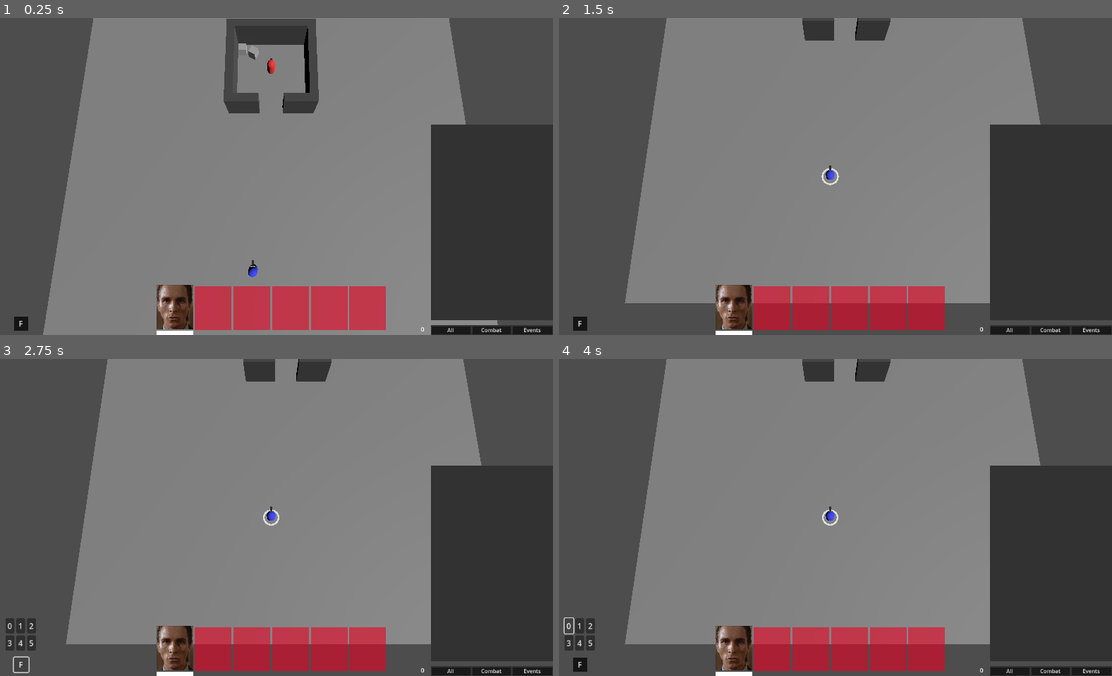
Above: before the commit, frames 1-4 (two rows, left to right).
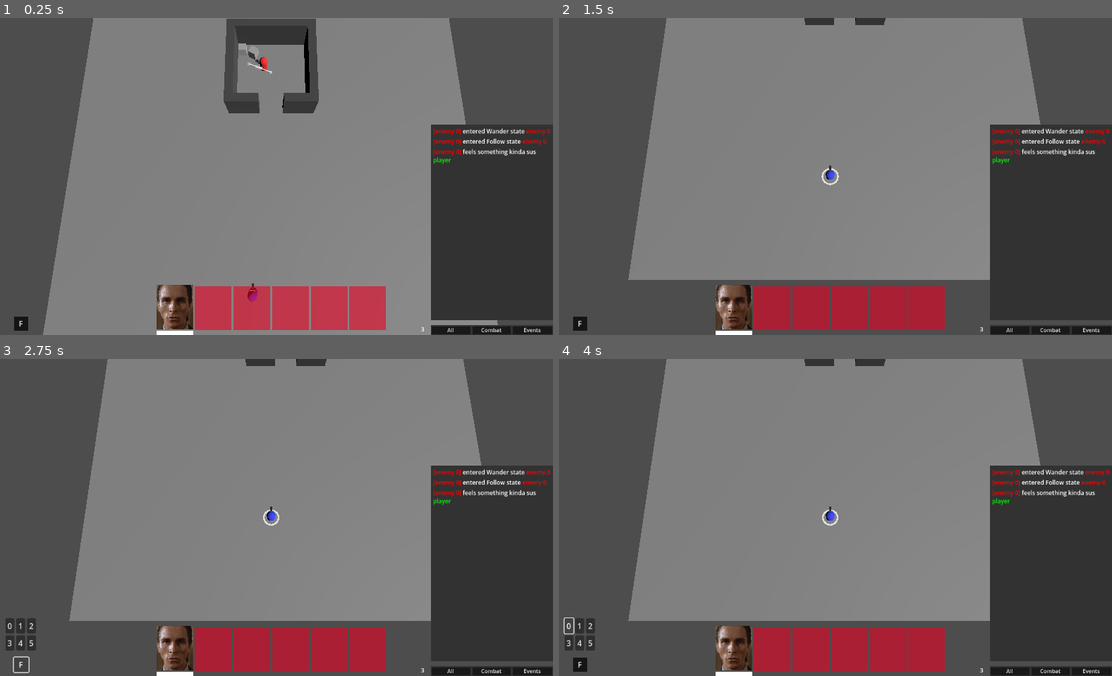
Above: after the commit, the same moments.

Repository: AAncapo/godot-rtwp
Game: Godot game, scene res://world.tscn
The game is run twice, just before and just after one commit, with the same random seed, the same clock (stepped at 60 frames per second) and the same inputs.
Inputs (mouse positions are in pixels of both pictures, inside the frame that each line leads up to):
- Up to frame 1 (0.25 s): no input
- Up to frame 2 (1.5 s): click "Combat" at 0.5 s; click (735, 306) at 1.25 s
- Up to frame 3 (2.75 s): click "F" at 2 s
- Up to frame 4 (4 s): click "1" at 2.75 s; click "0" at 3.5 s

The runs differ from the first frame. In frame 1, 0.8% of the frame differs, in the area x 44-100%, y 12-99%; in frame 2, 4.2%, in the area x 11-100%, y 0-99%; in frame 3, 4.2%; in frame 4, 4.2%.
Error before the commit: Attempt to call function 'get_children' in base 'null instance' on a null instance. (res://characters/char_ai.gd:41)

Commit message:
Refactored Alert State script

Diff:
--- a/characters/ai/state_machine/state_alert.gd
+++ b/characters/ai/state_machine/state_alert.gd
@@ -1,23 +1,28 @@
 extends State
 class_name Alert
 
-var timer
 
 func enter():
-	timer = 1.0
+	mov.move_speed = _char.alert_spd
+	_char.safe_dist = _char.base_safe_dist
 
 
 func update(delta:float):
 	if !target_char || target_char.is_dead:
 		return
-	timer -= delta
+
 	if target_pos != Vector3.ZERO:
 		target_char = null
 		return
 
-	if timer > 0:
-		if _char.at_range_from(target_char) && da.is_inside_fov(target_char):
-			changed.emit('combat')
-	else:
-		timer = 1.0
-		changed.emit('follow')
+	mov.move_to(target_char.global_position)
+
+	if _char.at_range_from(target_char) && da.is_inside_fov(target_char):
+		changed.emit('combat')
+
+	if mov.target_reached:
+		var enemies_in_area = da.get_units_in_area(_char)
+		if enemies_in_area.size() > 0:
+			_char.target = enemies_in_area[0]
+			return
+		changed.emit('wander')
--- a/characters/ai/state_machine/state_combat.gd
+++ b/characters/ai/state_machine/state_combat.gd
@@ -4,10 +4,10 @@
 var wait_time:float
 
 func enter():
+	mov.move_speed = _char.alert_spd
+	_char.safe_dist = _char.optimal_hr
+
 	wait_time = 2.0
-	mov.stopping_dist = _char.optimal_hr
-# the mov.stopping_dist only updates when the move_to func is used
-# when Combat is entered there is a posibility that the character dont call move_to() so its good to assign the value from enter()
 
 
 func update(delta:float):
--- a/characters/ai/state_machine/state_follow.gd
+++ b/characters/ai/state_machine/state_follow.gd
@@ -1,5 +1,11 @@
 extends State
 class_name Follow
+
+
+func enter():
+	mov.move_speed = _char.alert_spd
+	_char.safe_dist = _char.base_safe_dist
+
 
 func update_physics(_delta:float):
 	if !target_char || target_char.is_dead || target_pos != Vector3.ZERO:
--- a/characters/ai/state_machine/state_interact.gd
+++ b/characters/ai/state_machine/state_interact.gd
@@ -3,4 +3,7 @@
 
 
 func enter():
+	mov.move_speed = _char.run_spd
+	_char.safe_dist = _char.interact_range
+
 	target_char.interact()
--- a/characters/state_machine.gd
+++ b/characters/ai/state_machine/state_machine.gd
@@ -1,8 +1,9 @@
 extends Node
 class_name StateMachine
 
+signal state_changed(state)
+
 @export var initial_state: State
-
 var states: Dictionary = {}
 var current_state: State:
 	set(new_state):
@@ -18,7 +19,6 @@
 			states[child.name.to_lower()] = child
 			child.changed.connect(change_state)
 
-	await get_tree().create_timer(1.0,true).timeout
 	if initial_state:
 		current_state = initial_state
 
@@ -26,7 +26,6 @@
 func _process(delta):
 	if current_state:
 		current_state.update(delta)
-
 
 func _physics_process(delta):
 	if current_state:
@@ -39,4 +38,7 @@
 		print('ERROR: Cannot find a State.',new_state_name)
 		new_state = states.get('idle')
 
+	GameEvents.update_clg.emit(get_parent()._char,str('entered ',new_state.name,' state'),get_parent()._char)
+	state_changed.emit(new_state_name)
+
 	current_state = new_state
--- a/characters/ai/state_machine/state_move.gd
+++ b/characters/ai/state_machine/state_move.gd
@@ -2,4 +2,7 @@
 class_name Move
 
 func enter():
+	mov.move_speed = _char.run_spd
+	_char.safe_dist = _char.base_safe_dist
+
 	mov.move_to(target_pos)
--- a/characters/char_ai.gd
+++ b/characters/char_ai.gd
@@ -1,11 +1,16 @@
 extends Node3D
 
+@onready var _char: Character = get_parent()
 @onready var mov: CharacterMovement = $Movement
 @onready var wpn_controller: WeaponController = $WeaponController
 @onready var detectArea: DetectionArea = $DetectionArea
-@onready var stateMachine = $StateMachine
-@onready var _char:Character = get_parent()
+@onready var stateMachine:StateMachine = $StateMachine
 @onready var ai_enabled: bool = _char.team != 0
+
+### HOW IT WORKS ###
+# all states get access to movement, wpnCtrl & character nodes at ready()
+# the targets (char/pos) are assigned in their setters
+# before starting a new state load_state() sets all the main nodes props
 
 
 var target_char: Character:
@@ -36,14 +41,15 @@
 func _ready():
 	mov._char = _char
 	detectArea.radius = _char.detection_range
+	###### init state machine ######
+	for child in stateMachine.get_children():
+		if child is State:
+			child._char = _char
+			child.mov = mov
+			child.wpn_ctrl = wpn_controller
+			child.da = detectArea
+	################################
 	GameEvents.character_died.connect(_on_character_died)
-	##### init state machine ####
-	for child in stateMachine.get_children():
-		child._char = _char
-		child.mov = mov
-		child.wpn_ctrl = wpn_controller
-		child.da = detectArea
-	#############################
 
 
 func _on_character_target_updated(new_target, force_to:bool):
@@ -53,35 +59,29 @@
 		target_char = new_target
 
 		if !_char.is_enemy(new_target):
-			stateMachine.current_state.changed.emit('interact')
-			pass
+			stateMachine.current_state.changed.emit('interact')  #or interact idk
 		else:
 			#at_range?
 			if _char.at_range_from(new_target):
 				stateMachine.current_state.changed.emit('alert') #is_inside_fov?
-				pass
 			else:
 				stateMachine.current_state.changed.emit('follow')
-				pass
+
 	## the new target is a position vector
 	if new_target is Vector3:
 		target_pos = new_target
-#		print(target_pos)
 		rungun = !force_to
 
 		_char.safe_dist = _char.base_safe_dist
 		mov.move_speed = _char.alert_spd
 		if !rungun:
 			stateMachine.current_state.changed.emit('move')
-#			print(target_pos)
-			return
 		mov.move_to(new_target)
 
 
 func _on_weapon_controller_equipped(new_equipped_wpn:Weapon):
 	_char.hit_range = new_equipped_wpn.wpn_range
 	new_equipped_wpn.wpn_owner = _char
-	detectArea.radius = _char.hit_range
 
 
 func _on_character_died(_character):
@@ -95,12 +95,11 @@
 		return
 	if ai_enabled && _char.is_enemy(body):
 		target_char = body
+		GameEvents.update_clg.emit(_char,'feels something kinda sus',body)
 		if _char.at_range_from(body):
 			stateMachine.current_state.changed.emit('alert') #is_inside_fov?
-			pass
 		else:
 			stateMachine.current_state.changed.emit('follow')
-			pass
 
 func _on_detection_area_body_exited(body):
 	if ai_enabled && _char.is_enemy(body):
@@ -108,5 +107,4 @@
 			target_char = null
 			## WANDER ##
 			stateMachine.current_state.changed.emit('wander')
-			pass
 ###########################################
--- a/characters/char_gui.gd
+++ b/characters/char_gui.gd
@@ -69,3 +69,17 @@
 		# display hitrange
 		set_hr_indicator_radius()
 		hr.show()
+
+
+func _on_state_machine_state_changed(state):
+	var state_icon:String
+	match state:
+		'alert':
+			state_icon = '?'
+		'combat':
+			state_icon = '!'
+
+	$state_indicator.text = state_icon
+	$state_indicator.visible = true
+	await get_tree().create_timer(2.0).timeout
+	$state_indicator.visible = false
--- a/characters/char_movement.gd
+++ b/characters/char_movement.gd
@@ -6,14 +6,13 @@
 var stopping_dist: float = 0.2
 var move_speed: float  ## by default is set to run_speed
 var rotate: bool = true
-var target_reached:bool = false
+var target_reached:bool
 
 
 func _physics_process(delta: float) -> void:
 	var dir = Vector3()
 	if agent.distance_to_target() > stopping_dist:
-		var next_path_pos = agent.get_next_path_position()
-		dir = (next_path_pos - _char.global_position).normalized()
+		dir = (agent.get_next_path_position() - _char.global_position).normalized()
 		_char.velocity = _char.velocity.lerp(dir * move_speed, 10 * delta)
 
 		if rotate:
@@ -25,6 +24,7 @@
 
 
 func move_to(target_pos: Vector3, _rotate:bool = true) -> void:
+	target_reached = false
 	stopping_dist = _char.safe_dist
 	self.rotate = _rotate
 	agent.target_position = target_pos
--- a/characters/character.gd
+++ b/characters/character.gd
@@ -31,16 +31,14 @@
 var optimal_hr: float = 1.5
 @export var aim_speed : float = 1.5
 
-@onready var mov: CharacterMovement = $Movement
-@onready var da: DetectionArea = $DetectionArea
+@onready var mov: CharacterMovement = $CharacterAI/Movement
 
 
 func _ready():
-	$CharacterAI._char = self
+	top_level = true #por alguna razon desde que movi la posicion de Players en playerteam se jodio la rotacion cuando se mueven y esto lo arregla :|
 	damaged.emit(current_health,max_health)
 	$Body/MeshInstance3D.get_surface_override_material(0).albedo_color = team_color
 	set_gui_indicators()
-#	$BehaviourRoot.actor = self
 
 
 func take_damage(_owner:Character, dmg:float):
--- a/characters/character.tscn
+++ b/characters/character.tscn
@@ -1,10 +1,11 @@
-[gd_scene load_steps=33 format=3 uid="uid://cimvhs5v3ifve"]
+[gd_scene load_steps=34 format=3 uid="uid://cimvhs5v3ifve"]
 
 [ext_resource type="Script" path="res://characters/character.gd" id="1_cvhf5"]
 [ext_resource type="Script" path="res://characters/char_ai.gd" id="3_q4x40"]
 [ext_resource type="Script" path="res://characters/char_movement.gd" id="4_ld7y3"]
 [ext_resource type="Script" path="res://characters/detect_area.gd" id="5_eosxb"]
 [ext_resource type="Script" path="res://characters/ai/state_machine/state_wander.gd" id="6_2qkc5"]
+[ext_resource type="Script" path="res://characters/ai/state_machine/state_machine.gd" id="6_6m6f7"]
 [ext_resource type="Animation" uid="uid://dh8cw5r37xl02" path="res://animations/charactersshow_selection.tres" id="6_32ix8"]
 [ext_resource type="Script" path="res://characters/ai/state_machine/state_idle.gd" id="6_u3bst"]
 [ext_resource type="Texture2D" uid="uid://j5ijg0glnqjo" path="res://selection_circle.png" id="7_ahfrc"]
@@ -71,6 +72,7 @@
 
 [node name="Character" type="CharacterBody3D" groups=["units"]]
 process_mode = 3
+top_level = true
 collision_layer = 2
 collision_mask = 3
 script = ExtResource("1_cvhf5")
@@ -79,10 +81,9 @@
 transform = Transform3D(1, 0, 0, 0, 1, 0, 0, 0, 1, 0, 1, 0)
 shape = SubResource("CapsuleShape3D_81acq")
 
-[node name="CharacterAI" type="Node3D" parent="." node_paths=PackedStringArray("initial_state")]
+[node name="CharacterAI" type="Node3D" parent="."]
 process_mode = 1
 script = ExtResource("3_q4x40")
-initial_state = NodePath("States/Idle")
 
 [node name="Movement" type="Node" parent="CharacterAI"]
 script = ExtResource("4_ld7y3")
@@ -104,27 +105,32 @@
 [node name="WeaponController" parent="CharacterAI" instance=ExtResource("14_cq5mj")]
 transform = Transform3D(1, 0, 0, 0, 1, 0, 0, 0, 1, 0, 1, 0)
 
-[node name="States" type="Node" parent="CharacterAI"]
-
-[node name="Idle" type="Node" parent="CharacterAI/States"]
+[node name="RayCast3D" parent="CharacterAI/WeaponController" index="1"]
+visible = true
+
+[node name="StateMachine" type="Node" parent="CharacterAI" node_paths=PackedStringArray("initial_state")]
+script = ExtResource("6_6m6f7")
+initial_state = NodePath("Idle")
+
+[node name="Idle" type="Node" parent="CharacterAI/StateMachine"]
 script = ExtResource("6_u3bst")
 
-[node name="Wander" type="Node" parent="CharacterAI/States"]
+[node name="Wander" type="Node" parent="CharacterAI/StateMachine"]
 script = ExtResource("6_2qkc5")
 
-[node name="Follow" type="Node" parent="CharacterAI/States"]
+[node name="Follow" type="Node" parent="CharacterAI/StateMachine"]
 script = ExtResource("7_ia2ka")
 
-[node name="Alert" type="Node" parent="CharacterAI/States"]
+[node name="Alert" type="Node" parent="CharacterAI/StateMachine"]
 script = ExtResource("10_qlmcx")
 
-[node name="Combat" type="Node" parent="CharacterAI/States"]
+[node name="Combat" type="Node" parent="CharacterAI/StateMachine"]
 script = ExtResource("8_ge4kv")
 
-[node name="Interact" type="Node" parent="CharacterAI/States"]
+[node name="Interact" type="Node" parent="CharacterAI/StateMachine"]
 script = ExtResource("9_gp2p5")
 
-[node name="Move" type="Node" parent="CharacterAI/States"]
+[node name="Move" type="Node" parent="CharacterAI/StateMachine"]
 script = ExtResource("13_f78c0")
 
 [node name="Body" type="Node3D" parent="."]
@@ -188,6 +194,13 @@
 visible = false
 mesh = SubResource("QuadMesh_3wax6")
 surface_material_override/0 = ExtResource("14_e0hy3")
+
+[node name="state_indicator" type="Label3D" parent="GUI"]
+transform = Transform3D(1, 0, 0, 0, 1, 0, 0, 0, 1, 0, 3.43212, 0)
+visible = false
+billboard = 1
+text = "?"
+font_size = 120
 
 [node name="AnimationPlayer" type="AnimationPlayer" parent="GUI"]
 libraries = {
@@ -212,5 +225,6 @@
 [connection signal="body_entered" from="CharacterAI/DetectionArea" to="CharacterAI" method="_on_detection_area_body_entered"]
 [connection signal="body_exited" from="CharacterAI/DetectionArea" to="CharacterAI" method="_on_detection_area_body_exited"]
 [connection signal="equipped" from="CharacterAI/WeaponController" to="CharacterAI" method="_on_weapon_controller_equipped"]
+[connection signal="state_changed" from="CharacterAI/StateMachine" to="GUI" method="_on_state_machine_state_changed"]
 
 [editable path="CharacterAI/WeaponController"]
--- a/enemy_team.gd
+++ b/enemy_team.gd
@@ -1,13 +1,14 @@
-extends Node
+extends Node3D
 
 var enemy_tscn = preload("res://characters/enemy.tscn")
 @export_range(1,3) var enemies_in_team = 1
-@onready var enemy_pos = $SpawnPositions.get_children()
 
-func _ready():
+
+func _on_player_team_player_team_initialized():
+	var enemy_pos = $SpawnPositions.get_children()
 	for e in range(enemies_in_team):
 		var enemy:Character = enemy_tscn.instantiate()
 
 		add_child(enemy)
-		enemy.name = 'enemy'
+		enemy.name = str('enemy ', e)
 		enemy.global_position = enemy_pos[e].global_position
--- a/player_team.gd
+++ b/player_team.gd
@@ -1,5 +1,6 @@
 extends Node
 
+signal player_team_initialized
 signal added_player(unit)
 signal removed_player(unit)
 
@@ -8,7 +9,7 @@
 @onready var formations = $Formations
 @onready var players = $Players
 const TEAM = 0
-var current_formation = 0 #index in $Formations/f?
+var current_formation = 0  #index in $Formations/f?
 @export_range(1,6) var players_in_team = 1
 var target_unit:Unit
 var team:Array[Character]
@@ -22,6 +23,7 @@
 	GameEvents.character_died.connect(remove_player)
 	GameEvents.form_selected.connect(on_formation_selected)
 	spawn_players()
+	player_team_initialized.emit()
 
 
 func spawn_players():
@@ -32,8 +34,8 @@
 			player.portrait_texture = ph_portraits[p]
 		## Create save system for storing the last position
 		team.append(player)
+		players.add_child(player)
 		player.global_position = get_formation_positions()[p]
-		players.add_child(player)
 		added_player.emit(player)
 
 
--- a/project.godot
+++ b/project.godot
@@ -18,13 +18,15 @@
 [autoload]
 
 GameEvents="*res://globals/GameEvents.gd"
-BeehaveGlobalMetrics="*res://addons/beehave/metrics/beehave_global_metrics.gd"
-BeehaveGlobalDebugger="*res://addons/beehave/debug/global_debugger.gd"
 
 [editor]
 
 version_control/plugin_name="GitPlugin"
 version_control/autoload_on_startup=true
+
+[editor_plugins]
+
+enabled=PackedStringArray()
 
 [input]
 
--- a/world.tscn
+++ b/world.tscn
@@ -128,9 +128,10 @@
 ph_portraits = Array[CompressedTexture2D]([ExtResource("5_f0ihv"), ExtResource("6_6vbr5"), ExtResource("7_s6oam"), ExtResource("8_ef1ag"), ExtResource("9_c8wmh")])
 
 [node name="Players" type="Node3D" parent="PlayerTeam"]
+transform = Transform3D(1, 0, 0, 0, 1, 0, 0, 0, 1, 0, 0, 13.0738)
 
 [node name="Formations" parent="PlayerTeam" instance=ExtResource("6_56u2j")]
-transform = Transform3D(1, 0, 0, 0, 1, 0, 0, 0, 1, 0, 0, 10.6475)
+transform = Transform3D(1, 0, 0, 0, 1, 0, 0, 0, 1, 0, 0, 13.0738)
 
 [node name="InputManager" type="Node" parent="."]
 process_mode = 3
@@ -220,7 +221,8 @@
 [node name="CollisionShape3D" type="CollisionShape3D" parent="NavigationRegion3D/floor/StaticBody3D"]
 shape = SubResource("ConcavePolygonShape3D_cwiys")
 
-[node name="EnemyTeam" type="Node" parent="."]
+[node name="EnemyTeam" type="Node3D" parent="."]
+transform = Transform3D(1, 0, 0, 0, 1, 0, 0, 0, 1, 0, 0, -14.4181)
 script = ExtResource("10_x0kho")
 
 [node name="SpawnPositions" type="Node" parent="EnemyTeam"]
@@ -238,6 +240,7 @@
 [connection signal="toggled" from="debug_console/VBoxContainer/option/hide_hud" to="debug_console" method="_on_hide_hud_toggled"]
 [connection signal="pressed" from="debug_console/VBoxContainer/option2/reset" to="debug_console" method="_on_reset_pressed"]
 [connection signal="added_player" from="PlayerTeam" to="HUD" method="_on_player_team_added_player"]
+[connection signal="player_team_initialized" from="PlayerTeam" to="EnemyTeam" method="_on_player_team_player_team_initialized"]
 [connection signal="removed_player" from="PlayerTeam" to="HUD" method="_on_player_team_removed_player"]
 
 [editable path="PlayerTeam/Formations"]
